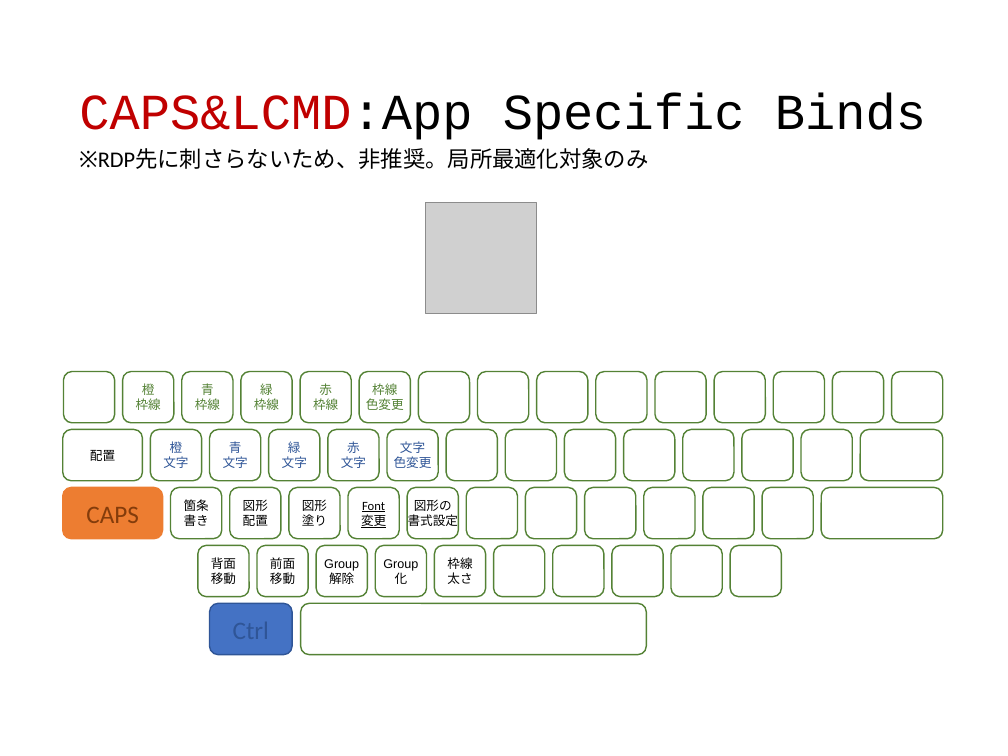
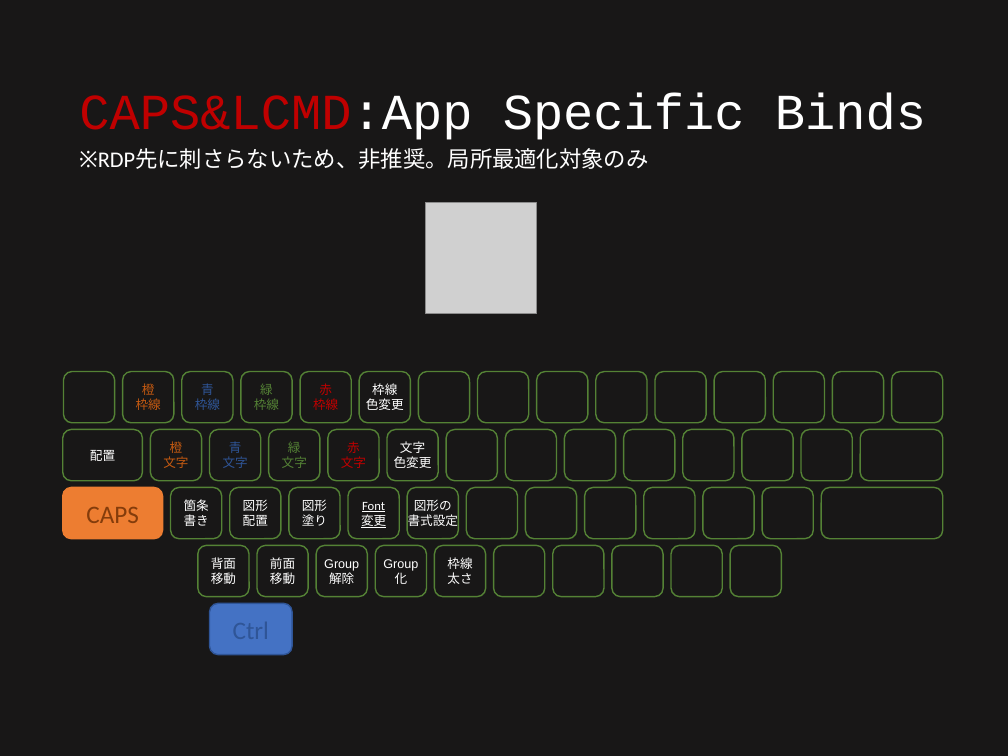
Before and after one commit to ittooo66/myAHK, a slide deck: slide 9 of MANUAL.pptx. Drawn at 1008x756 pixels with LibreOffice and Linux fonts; fonts in the diff are those of the drawing; grey boxes stand for pictures. Boxes give left, top, right and bottom in pixels: in the first picture for what was removed or moved away, otherwise in the second. Text is boxed around its words. In the diff, an @@ line names an element or a change of style, - is before the commit and + after.

```diff
--- a/MANUAL.pptx
+++ b/MANUAL.pptx
@@ background #FFFFFF to #181717 @@
@@ title "CAPS&LCMD:App Specific Binds" at box(79, 93, 926, 140): text colour #000000 to #FFFFFF in "CAPS&LCMD:App Specific Binds" @@
@@ text "※RDP先に刺さらないため、非推奨。局所最適化対象のみ" at box(135, 148, 648, 169): text colour #000000 to #FFFFFF @@
@@ rounded rectangle "橙" at box(123, 372, 174, 423): text colour #548235 to #C55A11; fill #FFFFFF to none @@
@@ rounded rectangle "青" at box(181, 372, 233, 423): text colour #548235 to #2F5597; fill #FFFFFF to none @@
@@ rounded rectangle "赤" at box(300, 372, 352, 423): text colour #548235 to #C00000; fill #FFFFFF to none @@
@@ rounded rectangle "枠線" at box(359, 372, 410, 423): text colour #548235 to #FFFFFF; fill #FFFFFF to none @@
@@ rounded rectangle "橙" at box(150, 429, 202, 481): text colour #2F5597 to #C55A11; fill #FFFFFF to none @@
@@ rounded rectangle "緑" at box(269, 429, 321, 481): text colour #2F5597 to #548235; fill #FFFFFF to none @@
@@ rounded rectangle "赤" at box(328, 429, 379, 481): text colour #2F5597 to #C00000; fill #FFFFFF to none @@
@@ rounded rectangle "文字" at box(387, 429, 438, 481): text colour #2F5597 to #FFFFFF; fill #FFFFFF to none @@
@@ text colour #000000 to #FFFFFF; fill #FFFFFF to none in 11 elements at box(62, 429, 142, 481), box(170, 488, 222, 539), box(230, 488, 281, 539), box(289, 488, 341, 539), box(348, 488, 399, 539), box(407, 488, 459, 539), box(198, 545, 249, 597), box(257, 545, 308, 597), box(317, 545, 368, 597), box(375, 545, 426, 597), box(434, 545, 486, 597) @@
@@ fill #FFFFFF to none in 32 elements at box(241, 372, 292, 423), box(210, 429, 261, 481), box(64, 372, 115, 423), box(418, 372, 470, 423), box(478, 372, 529, 423), box(447, 429, 498, 481), box(505, 429, 556, 481), box(467, 488, 518, 539), box(525, 488, 577, 539), box(494, 545, 545, 597), box(536, 372, 588, 423), box(596, 372, 647, 423), box(655, 372, 707, 423), box(714, 372, 765, 423), box(773, 372, 825, 423), box(833, 372, 884, 423), box(891, 372, 942, 423), box(564, 429, 616, 481), box(624, 429, 675, 481), box(682, 429, 734, 481), box(742, 429, 793, 481), box(801, 429, 853, 481), box(860, 429, 942, 481), box(585, 488, 636, 539), box(644, 488, 696, 539), box(703, 488, 754, 539), box(762, 488, 813, 539), box(822, 488, 943, 539), box(552, 545, 604, 597), box(612, 545, 663, 597), box(671, 545, 723, 597), box(730, 545, 781, 597) @@
@@ rounded rectangle removed at box(300, 604, 646, 655) @@
```
Also in this commit, not shown: 11 other slides changed.
